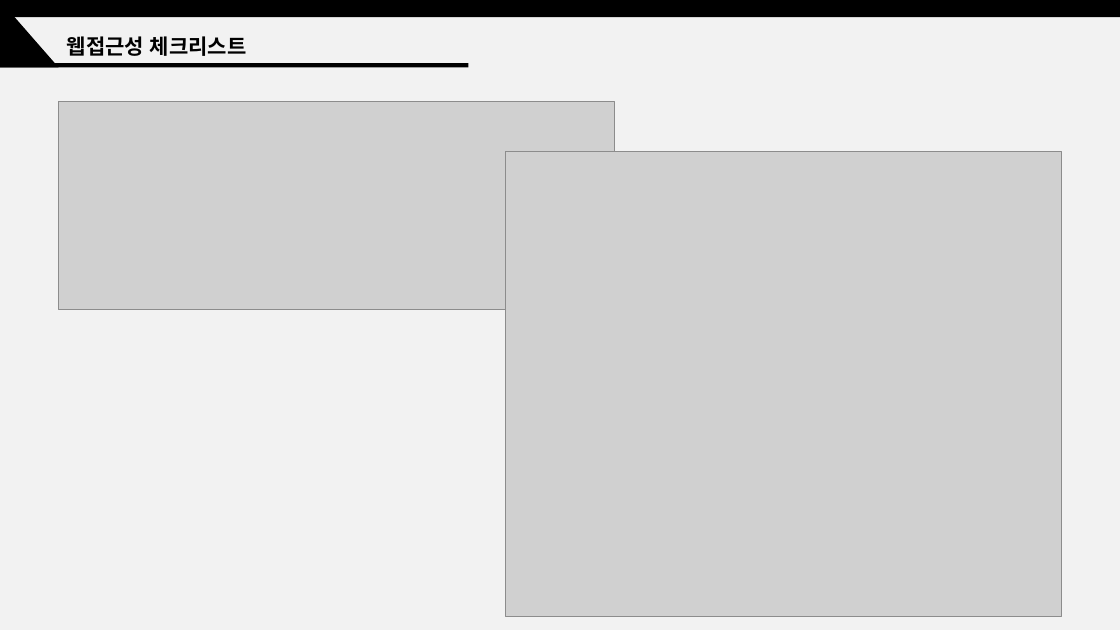
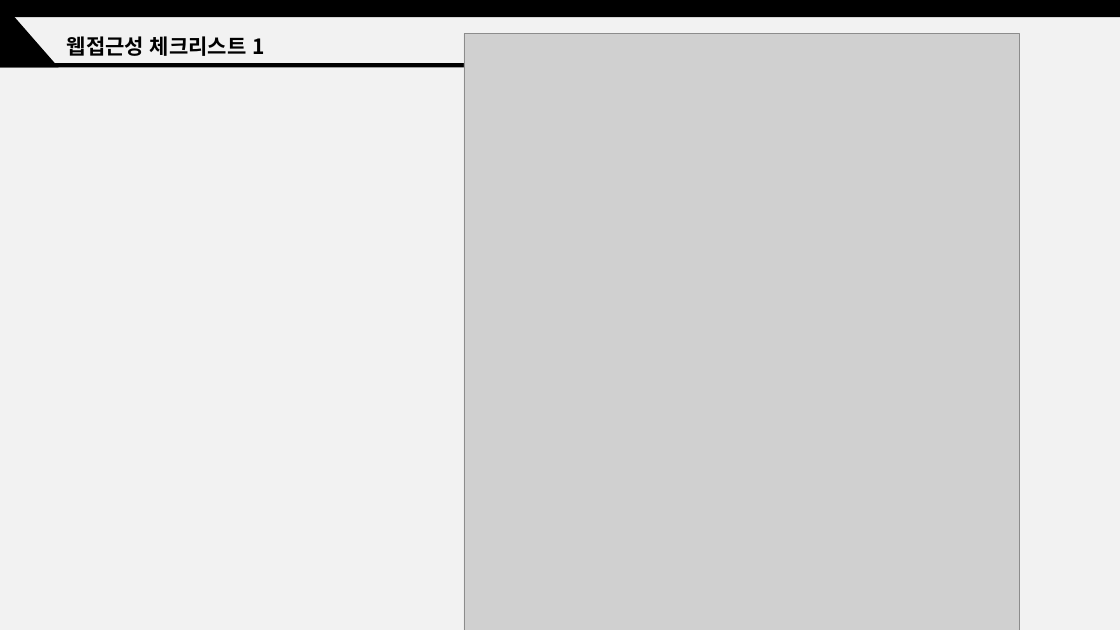
Before and after one commit to jjub0217/ediya3, a slide deck: slide 10 of 윤유비_발표자료.pptx (slide 9 before the commit). Drawn at 1120x630 pixels with LibreOffice and Linux fonts; fonts in the diff are those of the drawing; grey boxes stand for pictures. Boxes give left, top, right and bottom in pixels: in the first picture for what was removed or moved away, otherwise in the second. Text is boxed around its words. In the diff, an @@ line names an element or a change of style, - is before the commit and + after.

```diff
--- a/윤유비_발표자료.pptx
+++ b/윤유비_발표자료.pptx
@@ text at <box>67,36,264,56</box>: text changed @@
-웹접근성 체크리스트
+웹접근성 체크리스트 1
@@ picture: place and size @@
-picture at <box>506,151,1061,617</box>
+picture at <box>464,34,1019,630</box>
@@ picture removed at <box>59,102,614,310</box> @@
```
Also in this commit, not shown: 8 other slides changed, 6 slides added, 1 slide removed, 3 other files.
